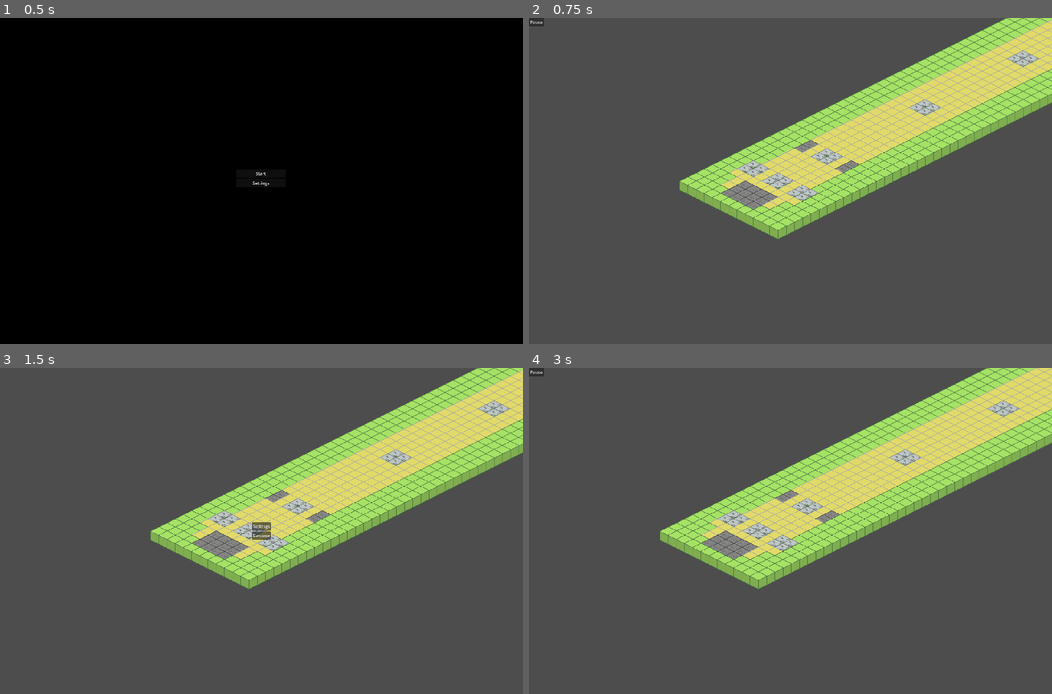
Above: before the commit, frames 1-4 (two rows, left to right).
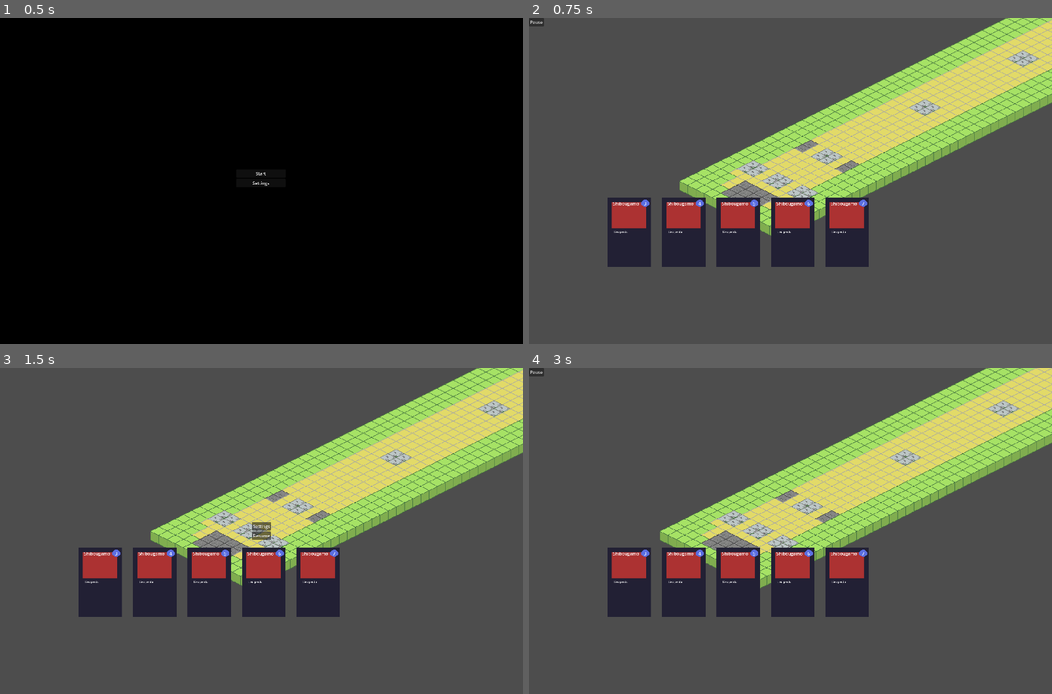
Above: after the commit, the same moments.

Repository: ShroomySquid/LudumDare56
Game: Godot game, scene res://scenes/start_screen.tscn
Same seed, same stepped clock (60 frames per second), same inputs: the game is played once before the commit and once after it.
Inputs (mouse positions are in pixels of both pictures, inside the frame that each line leads up to):
- Up to frame 1 (0.5 s): no input
- Up to frame 2 (0.75 s): click "Start" at 0.5 s
- Up to frame 3 (1.5 s): click "Pause" at 1.25 s
- Up to frame 4 (3 s): click "Resume" at 2 s; tap Enter at 2.75 s; move the mouse to (905, 514) at 2.77 s; hold D (right) from 2.78 s (still down); click (905, 514) at 2.85 s

Frame 1 is identical in both runs. In frame 2, 8.8% of the frame differs, in the area x 15-65%, y 55-77%; in frame 3, 8.8%; in frame 4, 8.8%.

Commit message:
hand now work, cards get updated on click

Diff:
--- a/Scripts/card.gd
+++ b/Scripts/card.gd
@@ -12,10 +12,13 @@
 signal card_activated
 
 var mouse_hover = false
-
+var id = 0
 
 func _ready():
-	set_values(cost, card_name, description)
+	pass
+
+func _activate():
+	print("Entrypoint for card effect")
 
 func set_values(_cost, _name, _description):
 	card_name = _name
@@ -25,6 +28,9 @@
 	description_lbl.text = description
 	name_lbl.text = card_name
 
+func set_id(_id):
+	id = _id
+
 func _process(_delta):
 	if mouse_hover && scale.x < 1.1:
 		await get_tree().create_timer(0.01).timeout
@@ -33,7 +39,9 @@
 		await get_tree().create_timer(0.01).timeout
 		scale -= Vector2(0.02, 0.02)
 	if Input.is_action_just_pressed("LeftClick") && mouse_hover:
-		card_activated.emit()
+		card_activated.emit(id)
+		_activate()
+		hide()
 
 func _on_mouse_hover_mouse_entered():
 	mouse_hover = true
--- a/Scripts/card_hand.gd
+++ b/Scripts/card_hand.gd
@@ -2,13 +2,36 @@
 
 @onready var card = preload("res://scenes/card.tscn")
 @onready var position_decay := 0
-@onready var spawn_point = $CanvasLayer/SpawnPoint
+@onready var spawn_point = $SpawnPoint
+@onready var hand = $CardContainer
+@onready var id := 0
+@onready var hand_size := 5
 
 func _ready():
-	pass # Replace with function body.
+	for i in hand_size:
+		create_card()
+
+func create_card():
+	var new_card = card.instantiate()
+	hand.add_child(new_card)
+	new_card.position = spawn_point.position
+	new_card.position.x += position_decay
+	position_decay += 200
+	new_card.set_values(3 + id, "Shibougamo", "Lieu perdu")
+	new_card.set_id(id)
+	id += 1
+	new_card.card_activated.connect(_on_card_activated)
 
 func _process(_delta):
 	pass
+
+func _on_card_activated(_id):
+	var cards_in_hand = hand.get_children()
+	for i in cards_in_hand:
+		if i.id == _id:
+			i.set_values(1, "patate", "chocolat")
+			await get_tree().create_timer(0.5).timeout
+			i.show()
 
 func _on_generate_card_1_pressed():
 	var new_card = card.instantiate()
@@ -17,11 +40,4 @@
 	new_card.position.x += position_decay
 	position_decay += 100
 	new_card.set_values(9, "Shibougamo", "Lieu perdu")
-
-func _on_generate_card_2_pressed():
-	var new_card = card.instantiate()
-	add_child(new_card)
-	new_card.position = spawn_point.position
-	new_card.position.x += position_decay
-	position_decay += 100
-	new_card.set_values(5, "Saint-Ciboire", "Lieu encore plus perdu")
+	new_card.card_activated.connect(_on_card_activated)
--- a/scenes/card_hand.tscn
+++ b/scenes/card_hand.tscn
@@ -5,23 +5,7 @@
 [node name="CardHand" type="Node2D"]
 script = ExtResource("1_kdiqq")
 
-[node name="GenerateCard1" type="Button" parent="."]
-offset_right = 8.0
-offset_bottom = 8.0
-text = "Generate card 1"
+[node name="SpawnPoint" type="Marker2D" parent="."]
+position = Vector2(367, 771)
 
-[node name="GenerateCard2" type="Button" parent="."]
-offset_left = 1.0
-offset_top = 37.0
-offset_right = 120.0
-offset_bottom = 68.0
-text = "Generate card 2
-"
-
-[node name="CanvasLayer" type="CanvasLayer" parent="."]
-
-[node name="SpawnPoint" type="Node2D" parent="CanvasLayer"]
-position = Vector2(449, 906)
-
-[connection signal="pressed" from="GenerateCard1" to="." method="_on_generate_card_1_pressed"]
-[connection signal="pressed" from="GenerateCard2" to="." method="_on_generate_card_2_pressed"]
+[node name="CardContainer" type="Node2D" parent="."]
--- a/scenes/game.tscn
+++ b/scenes/game.tscn
@@ -1,9 +1,10 @@
-[gd_scene load_steps=5 format=3 uid="uid://cubm8ayprtkdv"]
+[gd_scene load_steps=6 format=3 uid="uid://cubm8ayprtkdv"]
 
 [ext_resource type="Script" path="res://Scripts/game.gd" id="1_6a6vw"]
 [ext_resource type="PackedScene" uid="uid://bwrhsav1b6hkf" path="res://scenes/settings.tscn" id="2_2jvls"]
 [ext_resource type="Script" path="res://Scripts/player_camera.gd" id="2_47ctw"]
 [ext_resource type="PackedScene" uid="uid://b7wxcfyqsfdki" path="res://scenes/single_lane.tscn" id="3_00exx"]
+[ext_resource type="PackedScene" uid="uid://bbb7x8iedogb0" path="res://scenes/card_hand.tscn" id="4_okrk5"]
 
 [node name="Game" type="Node2D"]
 y_sort_enabled = true
@@ -52,6 +53,8 @@
 offset_right = -399.0
 offset_bottom = -185.0
 
+[node name="CardHand" parent="CanvasLayer" instance=ExtResource("4_okrk5")]
+
 [node name="SingleLane" parent="." instance=ExtResource("3_00exx")]
 
 [connection signal="pressed" from="CanvasLayer/PauseBtn" to="." method="_on_pause_btn_pressed"]
